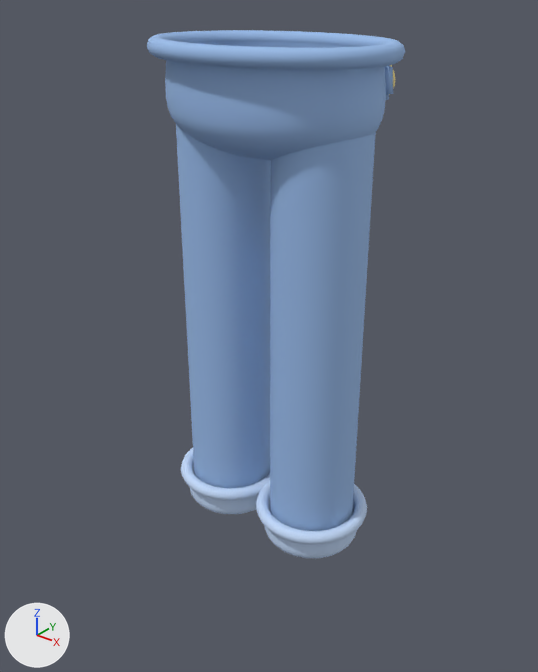
A saved change to the glTF model modules/Wardrobe/Models/Clothes/overalls.glb.
Before and after are seen from a camera (50 mm lens) standing at (0.753, -0.945, 1.123) and looking at (0.007, -0.013, 0.545). The lights are fixed; the arrows at lower left show +X, +Y and +Z. The first picture is the older version.

Objects in the first picture: 'Body', 'LegL', 'LegR'.
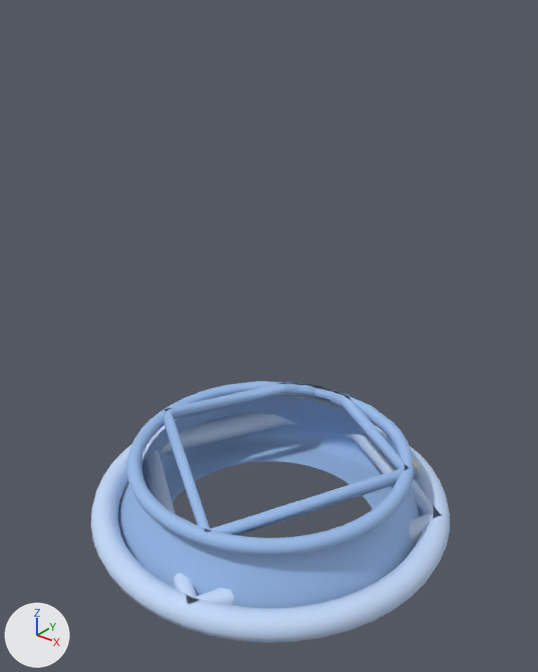
Where the change shows, as pixel boxes [x1, y1, x2, y2] in the pictures (538 x 672 px; the box of a moved part takes in the faces that stretch with it):
'Body', reshaped, moved (39% wider, 101% taller): before [147, 30, 405, 160]; after [91, 381, 450, 643]
'LegR', deleted (blue): before [256, 132, 376, 559]
    faces in mat_denim (blue #99bcea): [270, 132, 376, 531]
    faces in mat_cuff (blue #c4daf9): [256, 481, 367, 559]
'LegL', deleted (blue): before [176, 124, 271, 514]
    faces in mat_denim (blue #99bcea): [176, 124, 271, 488]
    faces in mat_cuff (blue #c4daf9): [181, 448, 270, 514]
part 1 of me_body, moved or reshaped (mostly hidden): before [384, 66, 393, 100]; after [386, 437, 417, 476]
part 2 of me_body, moved or reshaped (mostly hidden): before [389, 65, 395, 95]; after [413, 459, 417, 469]
part 3 of me_body, added (blue): after [118, 396, 420, 608]
part 4 of me_body, added (blue): after [127, 381, 414, 555]
part 5 of me_body, added (blue): after [91, 413, 450, 643]
part 6 of me_body, deleted (blue): before [165, 42, 386, 160]
part 7 of me_body, deleted (blue): before [147, 30, 405, 70]

The edits, one by one:
me_body is used by ob_body; location (0.0, 0.0, 0.9).
me_body had 2225 vertices, 4396 faces and spanned x -0.212..0.212, y -0.159..0.159, z -0.04..0.136.
me_body now has 2062 vertices, 4060 faces and spans x -0.353..0.353, y -0.353..0.351, z -0.19..-0.004.
me_body part 1: the loose piece of 48 vertices spanning x 0.083..0.161, y 0.082..0.136, z 0.048..0.109 is multiplied about its middle by the matrix ((1.068, 0.028, -0.251), (-0.194, 0.986, -0.359), (0.166, 0.302, 1.079)), then moved by (0.041, 0.123, -0.155).
me_body part 2: the loose piece of 400 vertices spanning x 0.094..0.159, y 0.098..0.138, z 0.05..0.109 is multiplied about its middle by the matrix ((1.087, 0.017, -0.247), (-0.207, 0.993, -0.353), (0.167, 0.304, 1.065)), then moved by (0.041, 0.121, -0.152).
me_body part 3: a new loose piece of 672 vertices spanning x -0.311..0.311, y -0.311..0.311, z -0.19..-0.03, in mat_denim (blue #99bcea).
me_body part 4: a new loose piece of 472 vertices spanning x -0.276..0.276, y -0.276..0.275, z -0.03..-0.004, in mat_denim (blue #99bcea).
me_body part 5: a new loose piece of 470 vertices spanning x -0.353..0.353, y -0.353..0.351, z -0.147..-0.098, in mat_cuff (blue #c4daf9).
me_body part 6: the loose piece of 1297 vertices spanning x -0.19..0.19, y -0.131..0.131, z -0.04..0.12 is deleted.
me_body part 7: the loose piece of 480 vertices spanning x -0.212..0.212, y -0.159..0.159, z 0.11..0.136 is deleted.
me_body gains material mat_cuff (blue #c4daf9).
Object 'Body' (ob_body) moves from (0.0, 0.0, 0.9) to (0.0, 0.0, 0.3).
Object 'LegL' (ob_legl) is deleted.
Object 'LegR' (ob_legr) is deleted.
